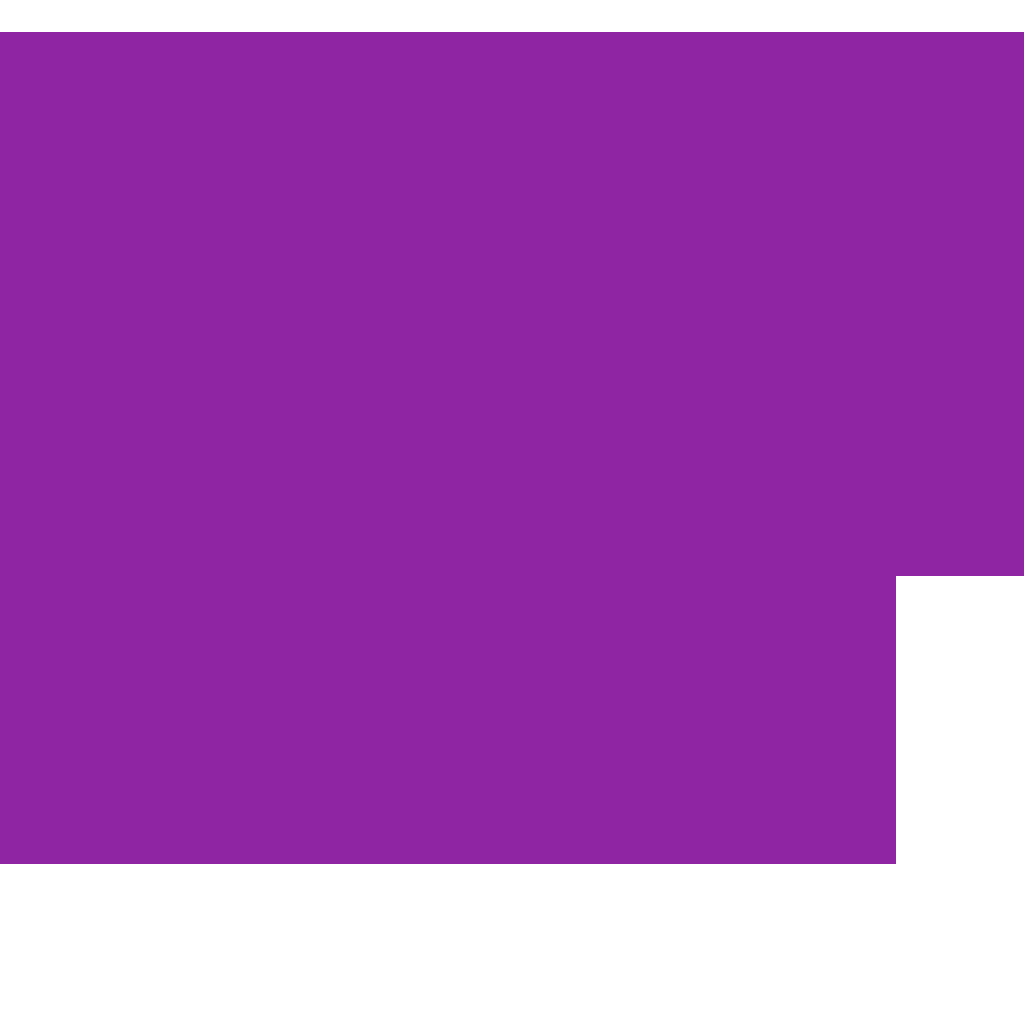
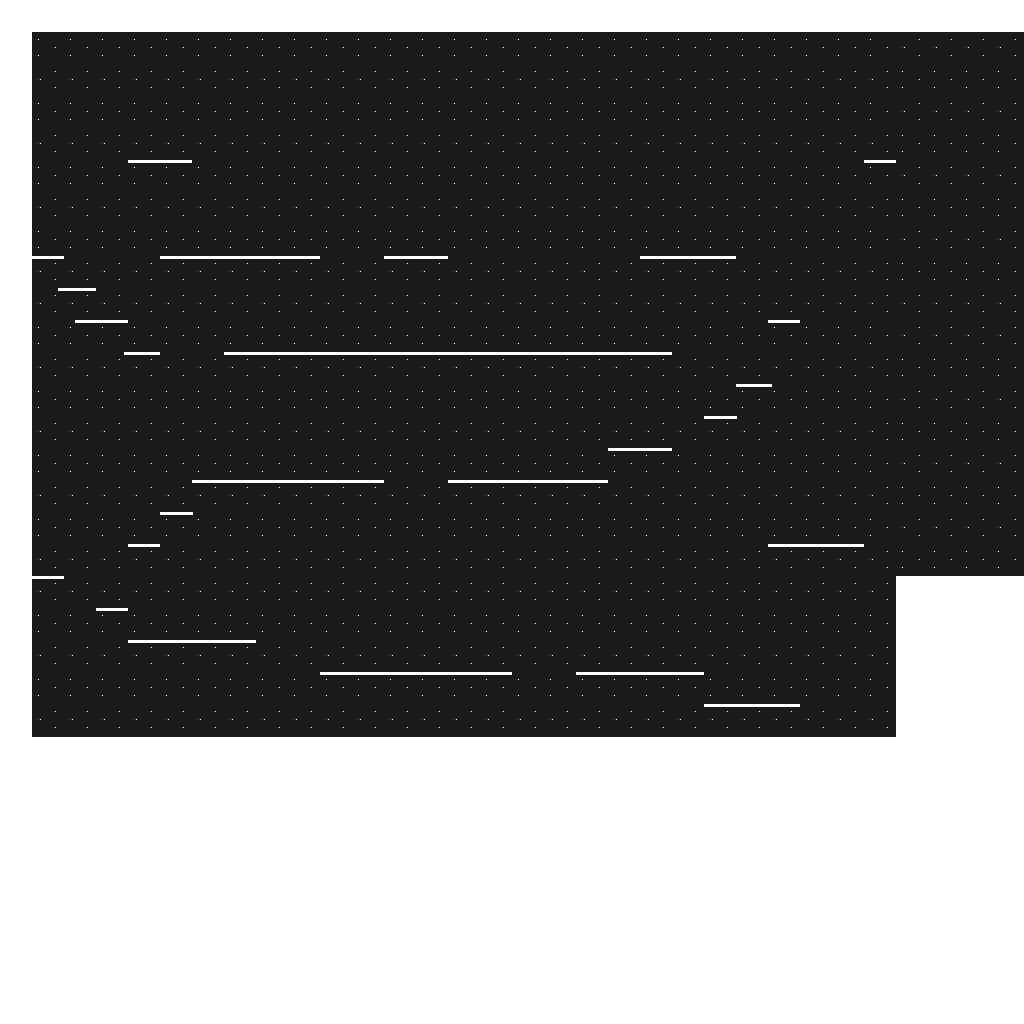
The second 1024px x 1024px image is a revision of the first. Changes to its layers:
removed layer "Layer 3" over [0, 32, 1024, 864]
added layer "Layer 4" over [32, 32, 1024, 737]
